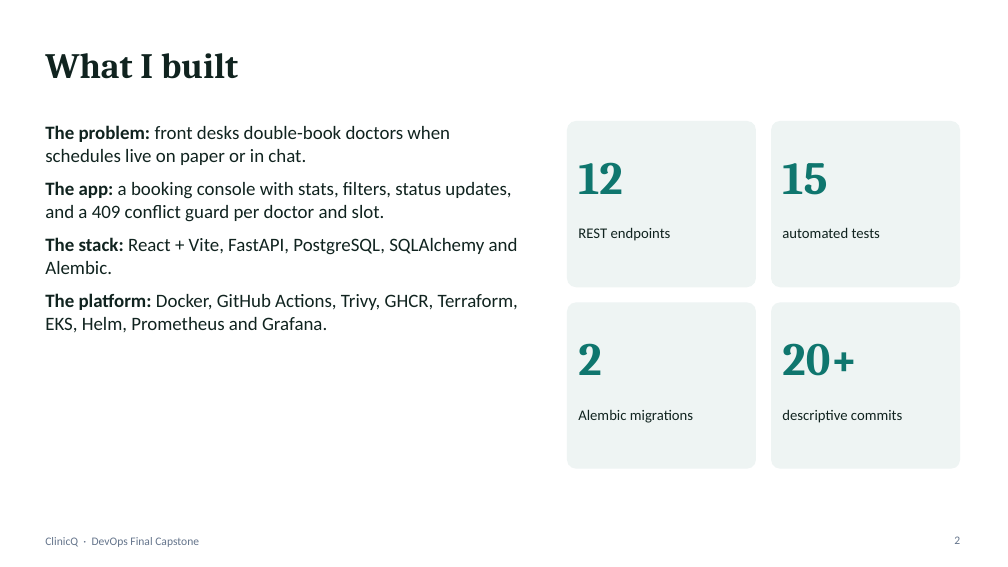
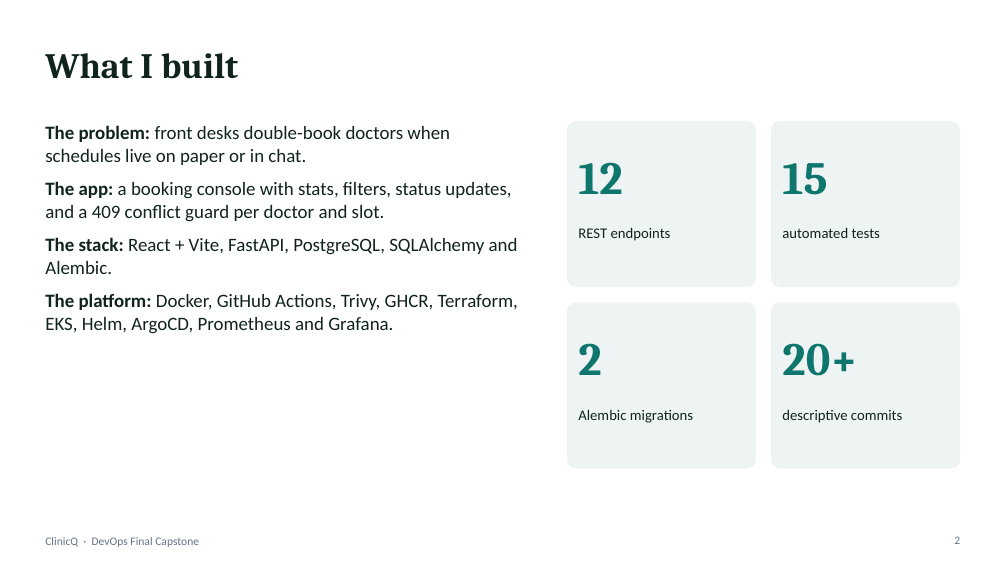
Before and after one commit to Aryan-Bhendarkar/ClinicQ, a slide deck: slide 2 of demo/ClinicQ-DevOps-Capstone.pptx. Drawn at 1008x567 pixels with LibreOffice and Linux fonts; fonts in the diff are those of the drawing. Boxes give left, top, right and bottom in pixels: in the first picture for what was removed or moved away, otherwise in the second. Text is boxed around its words. In the diff, an @@ line names an element or a change of style, - is before the commit and + after.

```diff
--- a/demo/ClinicQ-DevOps-Capstone.pptx
+++ b/demo/ClinicQ-DevOps-Capstone.pptx
@@ text at <box>45,293,518,334</box>: text changed @@
-• The platform: Docker, GitHub Actions, Trivy, GHCR, Terraform, EKS, Helm, Prometheus and Grafana.
+• The platform: Docker, GitHub Actions, Trivy, GHCR, Terraform, EKS, Helm, ArgoCD, Prometheus and Grafana.
```
Also in this commit, not shown: 4 other slides changed, 1 slide added, 3 other files.
